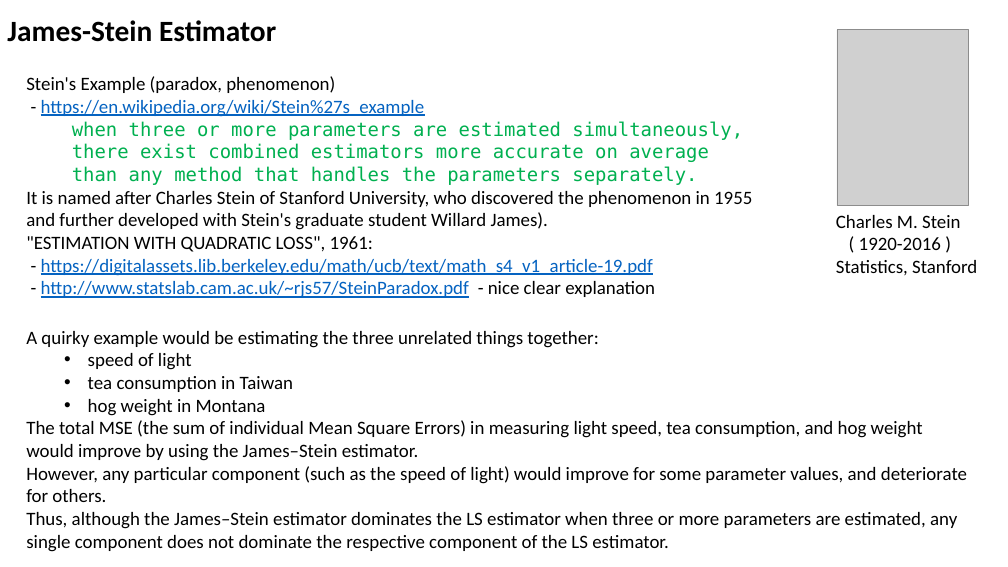
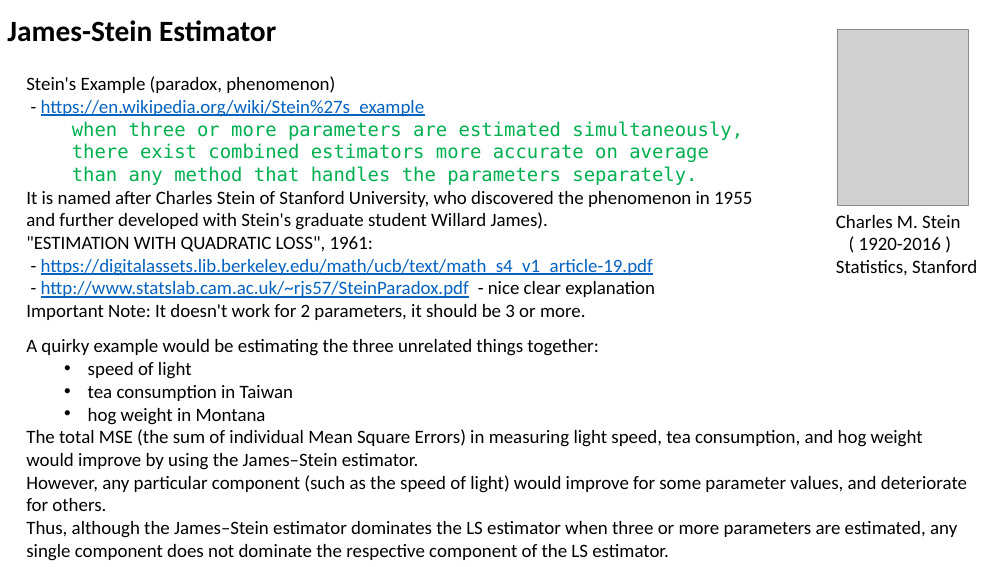
Before and after one commit to lselector/ml_ai_doc, a slide deck: slide 1 of James_Stein_Estimator.pptx. Drawn at 1008x567 pixels with LibreOffice and Linux fonts; fonts in the diff are those of the drawing; grey boxes stand for pictures. Boxes give left, top, right and bottom in pixels: in the first picture for what was removed or moved away, otherwise in the second. Text is boxed around its words. In the diff, an @@ line names an element or a change of style, - is before the commit and + after.

Commit message:
James Stein Estimator updated

```diff
--- a/James_Stein_Estimator.pptx
+++ b/James_Stein_Estimator.pptx
@@ text at [26,304,586,320]: paragraph added @@
+Important Note: It doesn't work for 2 parameters, it should be 3 or more.
@@ text "A quirky example would be ...": place and size @@
-text "A quirky example would be ..." at [26,331,967,552]
+text "A quirky example would be ..." at [26,339,967,561]
```
Also in this commit, not shown: 1 slide added, 1 other file.
